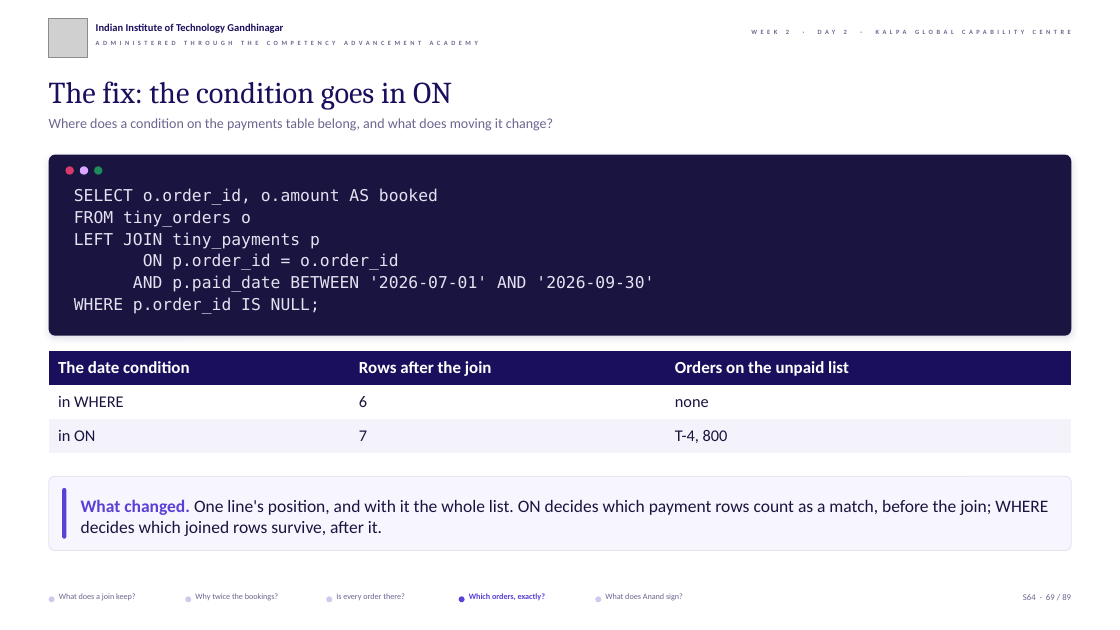
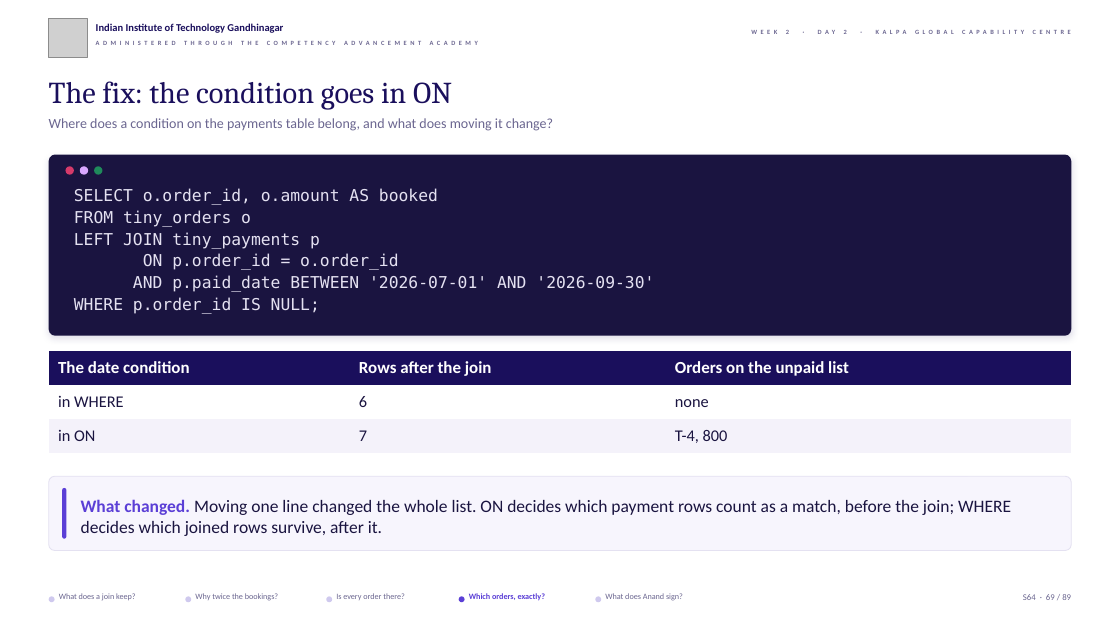
Before and after one commit to fde-academy-lab/c2-content-factory, a slide deck: slide 69 of content/W02/D2/slides/C2_W02_D02_half1_STUDENT.pptx. Drawn at 1120x630 pixels with LibreOffice and Linux fonts; fonts in the diff are those of the drawing; grey boxes stand for pictures; background and template pictures are left out. Boxes give left, top, right and bottom in pixels: in the first picture for what was removed or moved away, otherwise in the second. Text is boxed around its words. In the diff, an @@ line names an element or a change of style, - is before the commit and + after.

```diff
--- a/content/W02/D2/slides/C2_W02_D02_half1_STUDENT.pptx
+++ b/content/W02/D2/slides/C2_W02_D02_half1_STUDENT.pptx
@@ text at (81,499,1011,536): text changed @@
-What changed. One line's position, and with it the whole list. ON decides which payment rows count as a match, before the join; WHERE decides which joined rows survive, after it.
+What changed. Moving one line changed the whole list. ON decides which payment rows count as a match, before the join; WHERE decides which joined rows survive, after it.
```
Also in this commit, not shown: 36 other slides changed, 26 other files.
